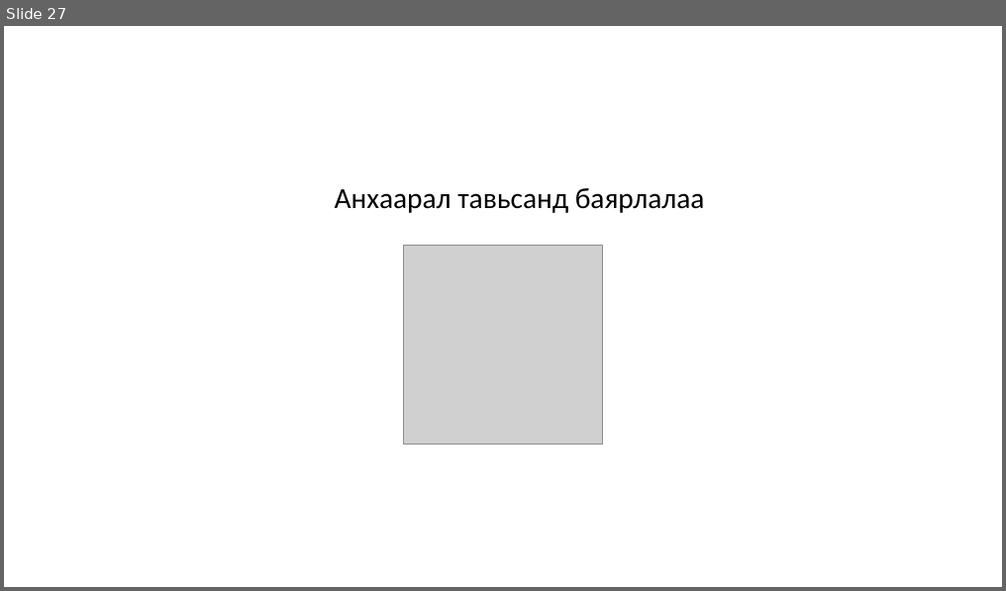
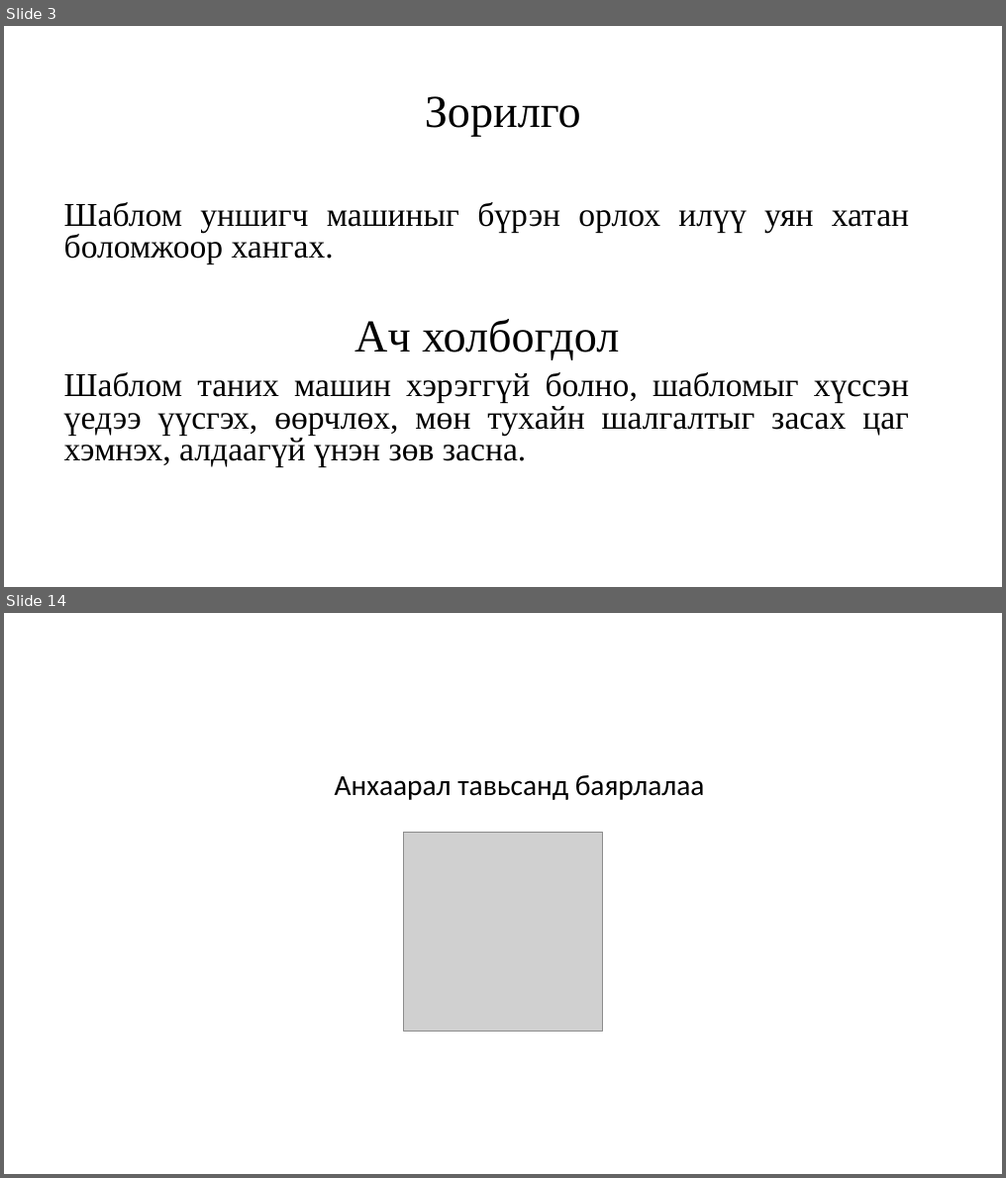
Before and after one commit to Munkhtuvshin/lat, a slide deck: diplom.odp. Shown one above the other, each under a label of ours: slide 27 before the commit, slides 3 and 14 after it; the slides between them are not shown. The pictures are 1006x591 and 1006x1178 pixels, drawn with LibreOffice and Linux fonts; fonts in the diff are those of the drawing; grey boxes stand for pictures. Boxes give left, top, right and bottom in pixels: in the first picture for what was removed or moved away, otherwise in the second. Text is boxed around its words. In the diff, an @@ line names an element or a change of style, - is before the commit and + after.

```diff
--- a/diplom.odp
+++ b/diplom.odp
@@ slide 3 added at (4,26,1002,587), background #FFFFFF @@
@@ text added at (425,96,581,136), 44 pt, text #000000 @@
+Зорилго
@@ text added at (64,202,909,467), 32 pt, text #000000 @@
+Шаблом уншигч машиныг бүрэн орлох илүү уян хатан боломжоор хангах.
+Ач холбогдол
+Шаблом таних машин хэрэггүй болно, шабломыг хүссэн үедээ үүсгэх, өөрчлөх, мөн тухайн шалгалтыг засах цаг хэмнэх, алдаагүй үнэн зөв засна.
@@ what was slide 27 is now slide 14 @@
```
Also in this commit, not shown: 3 slides changed, 9 other slides added, 23 slides removed, 11 other files.
